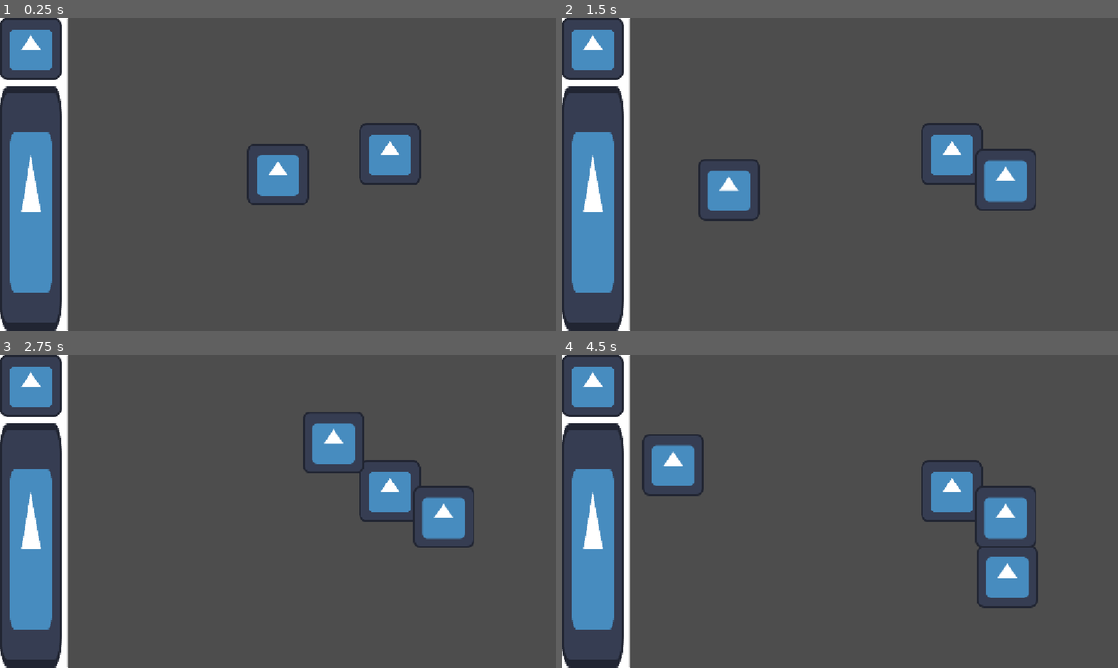
Above: before the commit, frames 1-4 (two rows, left to right).
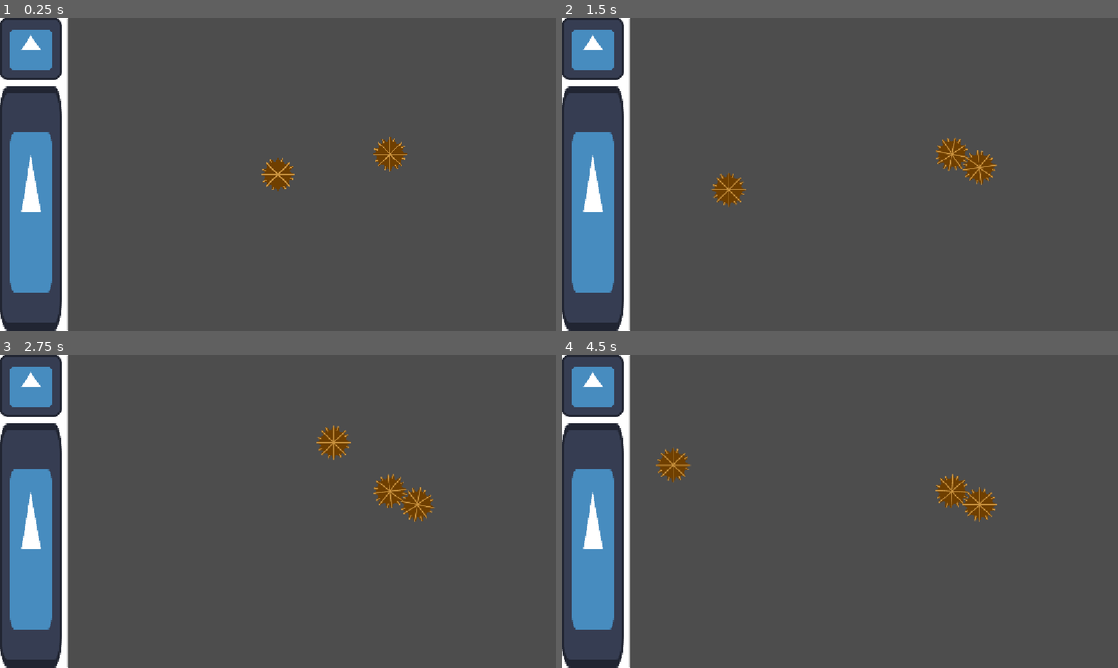
Above: after the commit, the same moments.

Repository: r2castro/clockgame
Game: Godot game, scene res://scenes/clock_ui.tscn
Two runs of this game, one before a commit and one after it. Both use one fixed random seed, a clock stepped at 60 frames per second and the inputs below. The engine's default icon, where the game draws it, is replaced by a stand-in: a white triangle on a blue panel in a dark square.
Inputs (mouse positions are in pixels of both pictures, inside the frame that each line leads up to):
- Up to frame 1 (0.25 s): no input
- Up to frame 2 (1.5 s): tap Enter (ui_accept) at 0.5, 1.35 s; move the mouse to (962, 158) at 0.52 s; hold Enter (ui_accept) 0.53-1.28 s; click (962, 158) at 0.67 s; move the mouse to (728, 190) at 1.27 s; click (728, 190) at 1.42 s
- Up to frame 3 (2.75 s): tap Enter (ui_accept) at 1.52, 1.82 s; move the mouse to (333, 442) at 2.02 s; hold Enter (ui_accept) from 2.03 s (still down); click (333, 442) at 2.17 s
- Up to frame 4 (4.5 s): move the mouse to (812, 574) at 2.77 s; release Enter (ui_accept) at 2.78 s; tap Enter (ui_accept) at 2.85, 3.02, 3.32, 4.35 s; click (812, 574) at 2.92 s; move the mouse to (1006, 558) at 3.52 s; hold Enter (ui_accept) 3.53-4.28 s; click (1006, 558) at 3.67 s; move the mouse to (673, 464) at 4.27 s; click (673, 464) at 4.42 s

The runs differ from the first frame. In frame 1, 2.5% of the frame differs, in the area x 44-76%, y 33-60%; in frame 2, 3.9%; in frame 3, 3.9%; in frame 4, 5.1%, in the area x 14-86%, y 25-81%.

Commit message:
initial spinning animation

Diff:
--- a/scenes/board_snapper.tscn
+++ b/scenes/board_snapper.tscn
@@ -2,6 +2,7 @@
 
 [ext_resource type="Script" uid="uid://c5qfq2yqpxmy0" path="res://scripts/board_snapper.gd" id="1_8qj0s"]
 [ext_resource type="PackedScene" uid="uid://cptr0beopy6j0" path="res://scenes/gear.tscn" id="2_8qj0s"]
+[ext_resource type="Texture2D" uid="uid://bvvhntvduki1s" path="res://icon.svg" id="2_v0e0t"]
 
 [sub_resource type="GDScript" id="GDScript_u7t3a"]
 script/source = "extends Camera2D
@@ -31,3 +32,24 @@
 
 [node name="Gear" parent="." unique_id=2027207333 instance=ExtResource("2_8qj0s")]
 state = 1
+
+[node name="ParallaxBackground" type="ParallaxBackground" parent="." unique_id=861025648]
+visible = false
+
+[node name="Parallax2D" type="Parallax2D" parent="ParallaxBackground" unique_id=1637009504]
+repeat_times = 11
+
+[node name="TextureRect" type="TextureRect" parent="ParallaxBackground/Parallax2D" unique_id=1267727298]
+modulate = Color(0.18, 0.18, 0.18, 1)
+anchors_preset = 15
+anchor_right = 1.0
+anchor_bottom = 1.0
+offset_right = 128.0
+offset_bottom = 128.0
+grow_horizontal = 2
+grow_vertical = 2
+texture = ExtResource("2_v0e0t")
+stretch_mode = 1
+flip_v = true
+
+[node name="Cursor" type="Area2D" parent="." unique_id=569840514]
--- a/scenes/gear.tscn
+++ b/scenes/gear.tscn
@@ -1,16 +1,16 @@
 [gd_scene format=3 uid="uid://cptr0beopy6j0"]
 
 [ext_resource type="Script" uid="uid://doqcsm44kmvl0" path="res://scripts/gear.gd" id="1_7j0fb"]
-[ext_resource type="Texture2D" uid="uid://bvvhntvduki1s" path="res://icon.svg" id="1_btfrt"]
+[ext_resource type="Texture2D" uid="uid://btoj18c38khfc" path="res://assets/gear_place_holder.png" id="2_7j0fb"]
 
 [sub_resource type="CircleShape2D" id="CircleShape2D_dxvb6"]
-radius = 65.0
+radius = 35.18
 
 [node name="Gear" type="Area2D" unique_id=552713202]
 script = ExtResource("1_7j0fb")
 
 [node name="Sprite2D" type="Sprite2D" parent="." unique_id=1115463160]
-texture = ExtResource("1_btfrt")
+texture = ExtResource("2_7j0fb")
 metadata/_edit_lock_ = true
 
 [node name="CollisionShape2D" type="CollisionShape2D" parent="." unique_id=1827459826]
--- a/scripts/board_snapper.gd
+++ b/scripts/board_snapper.gd
@@ -22,9 +22,11 @@
 func _input(event: InputEvent) -> void:
 	if event is InputEventMouseButton and event.pressed:
 		if gear.modulate == Color('green'):
-			print('click')
 			await gear.place()
 			gear = GearScene.instantiate()
 			gear.state = gear.states.PLACING
 			gear.set_position_cursor(get_local_mouse_position())
 			add_child(gear)
+
+	if event.is_action_pressed('ui_accept'):
+		source.spin(true)
--- a/scripts/gear.gd
+++ b/scripts/gear.gd
@@ -4,49 +4,92 @@
 enum states {PLACED, PLACING, SPINNING}
 @export var state: states = states.PLACED
 
+@export var gear_size: int = 2
+
 var potential_source: Gear = null
 var source_gear: Gear
 var connected_gears: Array[Gear] = []
+var spin_dir: bool
 
-var cursor_position = position
+var cursor_position := position
 
 func set_position_cursor(pos: Vector2):
 	cursor_position = pos
 
-func update_closest_source():
-	var gears = get_overlapping_areas()
-	for g in gears:
-		if g.position.distance_to(cursor_position) < potential_source.position.distance_to(cursor_position):
-			potential_source = g
-			print('changedd')
+
+func process_placing_position() -> void:
+	# the better way to solve this
+	# seems to be
+	# a seperate area2D node
+	# to act as a cursor
+
+	var radius = $CollisionShape2D.shape.radius
+	var close_gears = get_overlapping_areas()
+	if close_gears.is_empty():
+		position = cursor_position
+		modulate = Color('white')
+		potential_source = null
+		return
+
+	var closest = close_gears[0]
+	var closest_dir = closest.position - cursor_position
+	var closest_radius
+	for g: Gear in close_gears:
+		var dir = g.position - cursor_position
+		var g_radius = g.get_node('CollisionShape2D').shape.radius
+		if dir.length() <= closest_dir.length():
+			closest = g
+			closest_dir = dir
+			closest_radius = g_radius
+
+	var candidate_position = closest.position - closest_dir.normalized() * (radius + closest_radius) * 0.9
+	if closest_dir.length() > closest.position.distance_to(candidate_position):
+		position = cursor_position
+		modulate = Color('white')
+		potential_source = null
+		return
+	for g: Gear in close_gears:
+		if g == closest:
+			continue
+		var g_radius = g.get_node('CollisionShape2D').shape.radius
+		var dir = candidate_position - g.position
+		var displacement =  dir.normalized() * (radius + closest_radius) * 1.1
+		candidate_position = g.position + displacement
+	position = candidate_position
+	potential_source = closest
+	modulate = Color('green')
 
 
-func _physics_process(delta: float) -> void:
+func spin(clockwise: bool) -> void:
+	state = states.SPINNING
+	spin_dir = clockwise
+	for g in connected_gears:
+		g.spin(not clockwise)
+
+
+func _process(delta: float) -> void:
+	if state == states.PLACED:
+		return
+
+	if state == states.SPINNING:
+		if spin_dir:
+			rotate(delta)
+		else:
+			rotate(-delta)
+
 	if state == states.PLACING:
-
+		process_placing_position()
 		# incredibly bad code
-		if potential_source:
-			update_closest_source()
-			var source_pos := potential_source.position
-			var dir := source_pos.direction_to(cursor_position)
-			var candidate_pos = source_pos + dir * potential_source.get_node('CollisionShape2D').shape.radius * 1.9
-			if source_pos.distance_to(candidate_pos) < source_pos.distance_to(cursor_position):
-				candidate_pos = cursor_position
-			position = candidate_pos
-		else:
-			position = cursor_position
+		process_placing_position()
 
 
 func _on_area_entered(area: Area2D) -> void:
-	potential_source = area
-	if state == states.PLACING:
-		modulate = Color('green')
+	pass
+
 
 
 func _on_area_exited(area: Area2D) -> void:
-	if area == potential_source:
-		potential_source = null
-		modulate = Color('white')
+	pass
 
 
 func place():
Binary file added: assets/gear_place_holder.aseprite
Binary file added: assets/gear_place_holder.png
Not shown, added: assets/gear_place_holder.png.import
